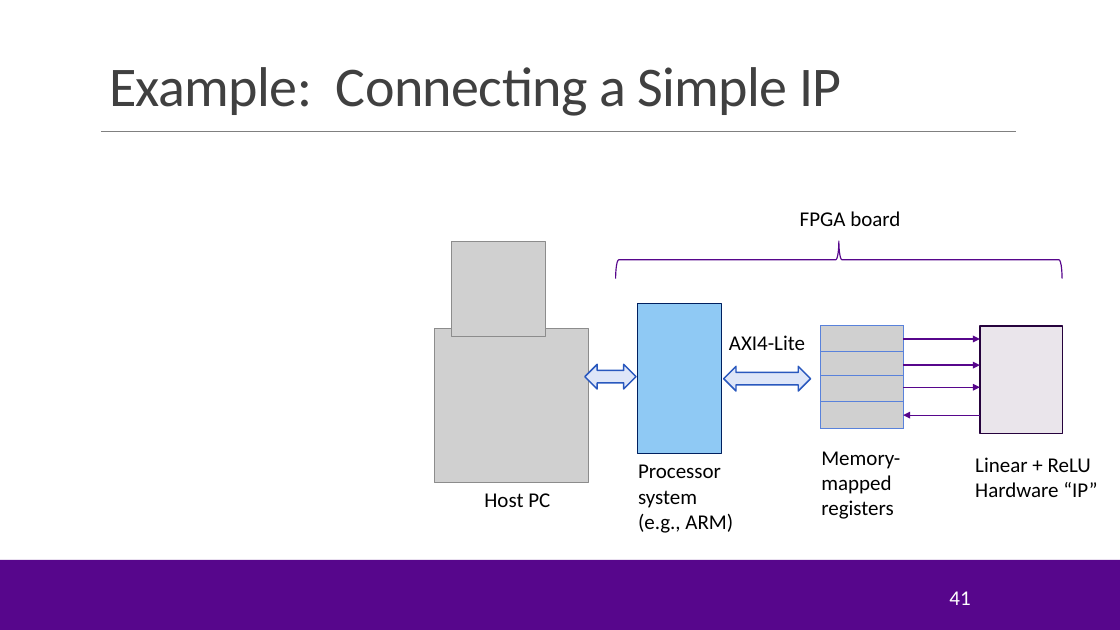
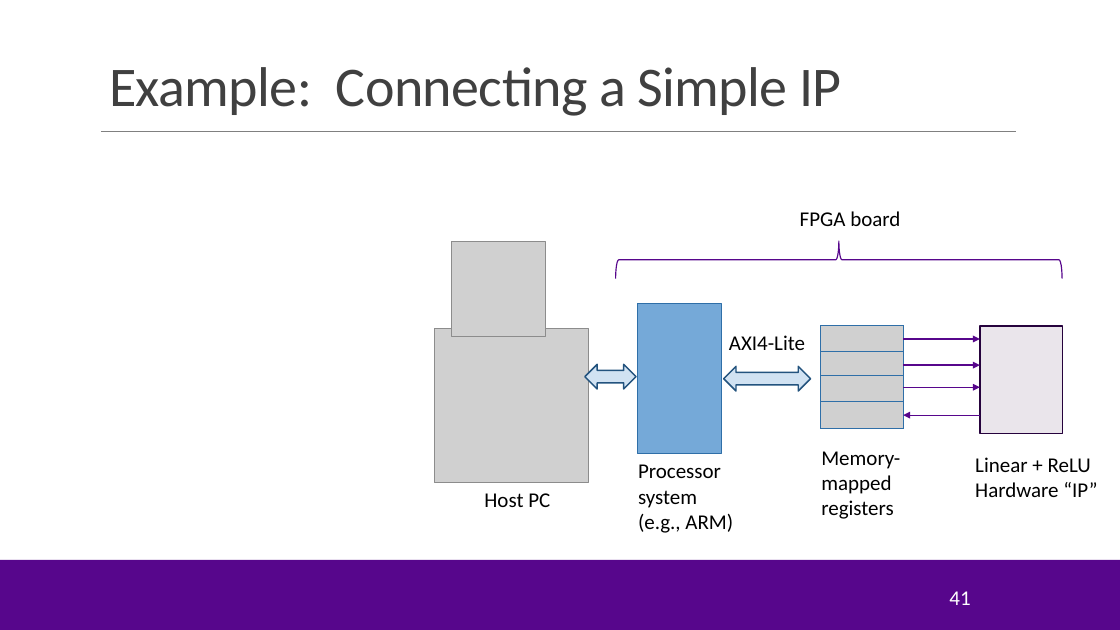
Before and after one commit to sdrangan/hwdesign, a slide deck: slide 41 of units/unit04_procif/procif.pptx. Drawn at 1120x630 pixels with LibreOffice and Linux fonts; fonts in the diff are those of the drawing; grey boxes stand for pictures; background and template pictures are left out. Boxes give left, top, right and bottom in pixels: in the first picture for what was removed or moved away, otherwise in the second. Text is boxed around its words. In the diff, an @@ line names an element or a change of style, - is before the commit and + after.

```diff
--- a/units/unit04_procif/procif.pptx
+++ b/units/unit04_procif/procif.pptx
@@ rectangle at (638, 303, 722, 454): fill #8FC9F4 to #75A9D8; outline #002060 1.25 pt to #2F6FA8 1.25 pt @@
@@ left right arrow at (585, 365, 636, 389): fill #DEE6F8 to #D1E2F2; outline #2958BE 1.25 pt to #23537E 1.25 pt @@
@@ left right arrow at (724, 366, 811, 391): fill #DEE6F8 to #D1E2F2; outline #2958BE 1.25 pt to #23537E 1.25 pt @@
```
Also in this commit, not shown: 6 other slides changed, 5 slides added, 13 slides removed, 3 other files.
